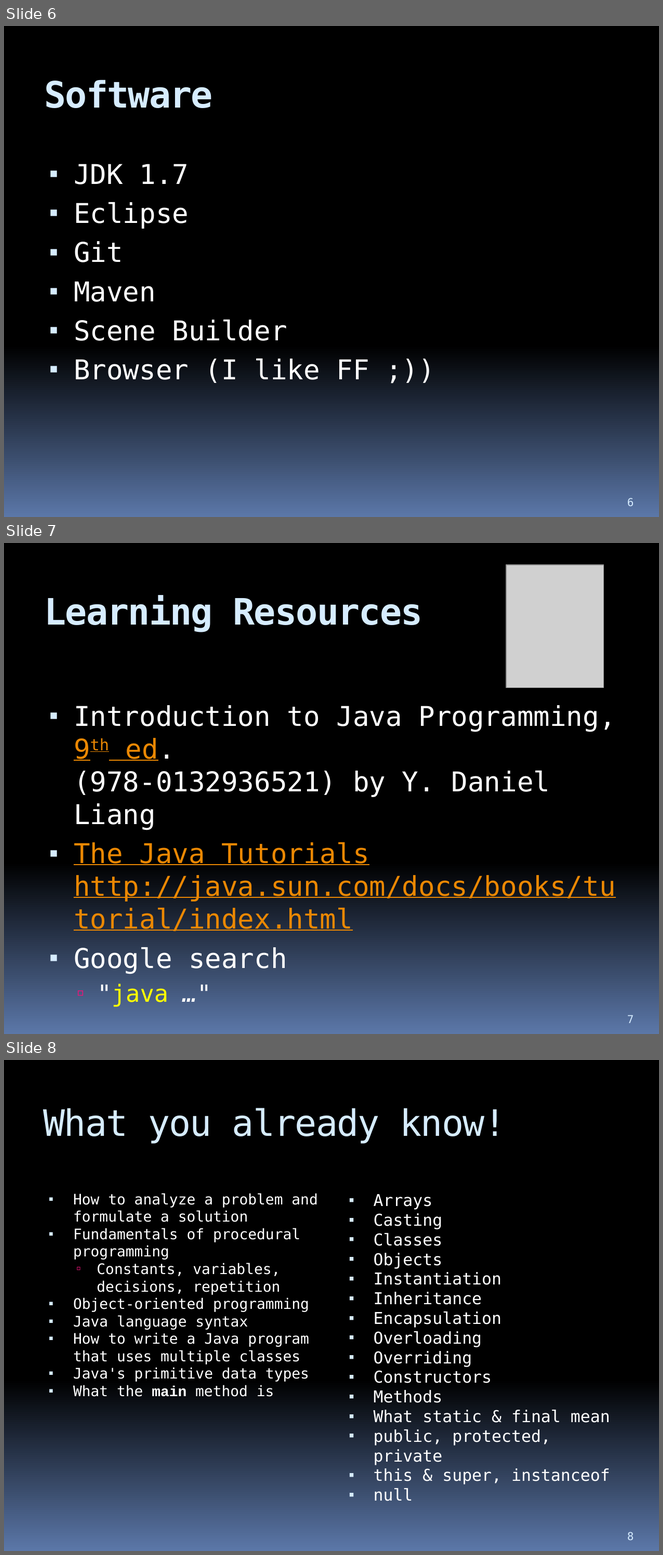
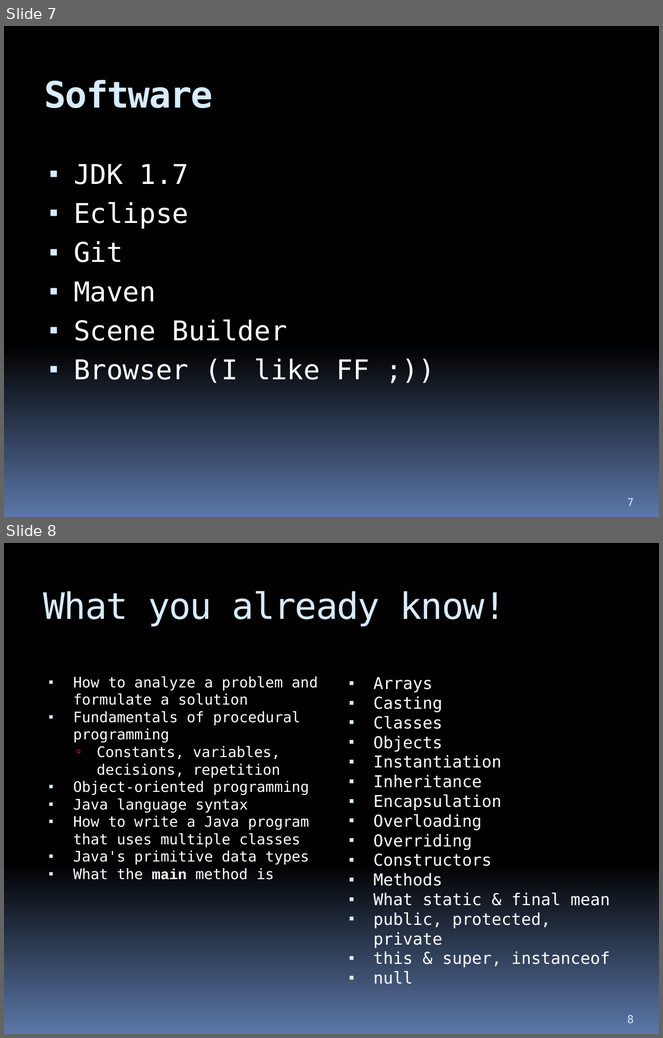
Before and after one commit to hchan/comp2613, a slide deck: coursePresentation.pptx. Shown one above the other, each under a label of ours: slides 6, 7 and 8 before the commit, slides 7 and 8 after it. The pictures are 663x1555 and 663x1038 pixels, drawn with LibreOffice and Linux fonts; fonts in the diff are those of the drawing; grey boxes stand for pictures. Boxes give left, top, right and bottom in pixels: in the first picture for what was removed or moved away, otherwise in the second. Text is boxed around its words. In the diff, an @@ line names an element or a change of style, - is before the commit and + after.

```diff
--- a/coursePresentation.pptx
+++ b/coursePresentation.pptx
@@ slide 7 removed at [4,543,659,1034], background gradient #000000 to #5B77A8 @@
@@ picture removed at [506,565,604,688] @@
@@ title removed at [44,595,423,632] @@
-Learning Resources
@@ text removed at [74,705,616,1007] @@
-▪ Introduction to Java Programming, 9th ed.
-  (978-0132936521) by Y. Daniel Liang
-▪ The Java Tutorials
-  http://java.sun.com/docs/books/tutorial/index.html
-▪ Google search
-  ▫ "java …"
@@ page number removed at [627,1016,634,1023] @@
-7
@@ what was slide 6 is now slide 7 @@
@@ page number at [627,499,634,506]: text changed @@
-6
+7
```
Also in this commit, not shown: 5 slides changed, 1 slide added, 2 other slides removed.
